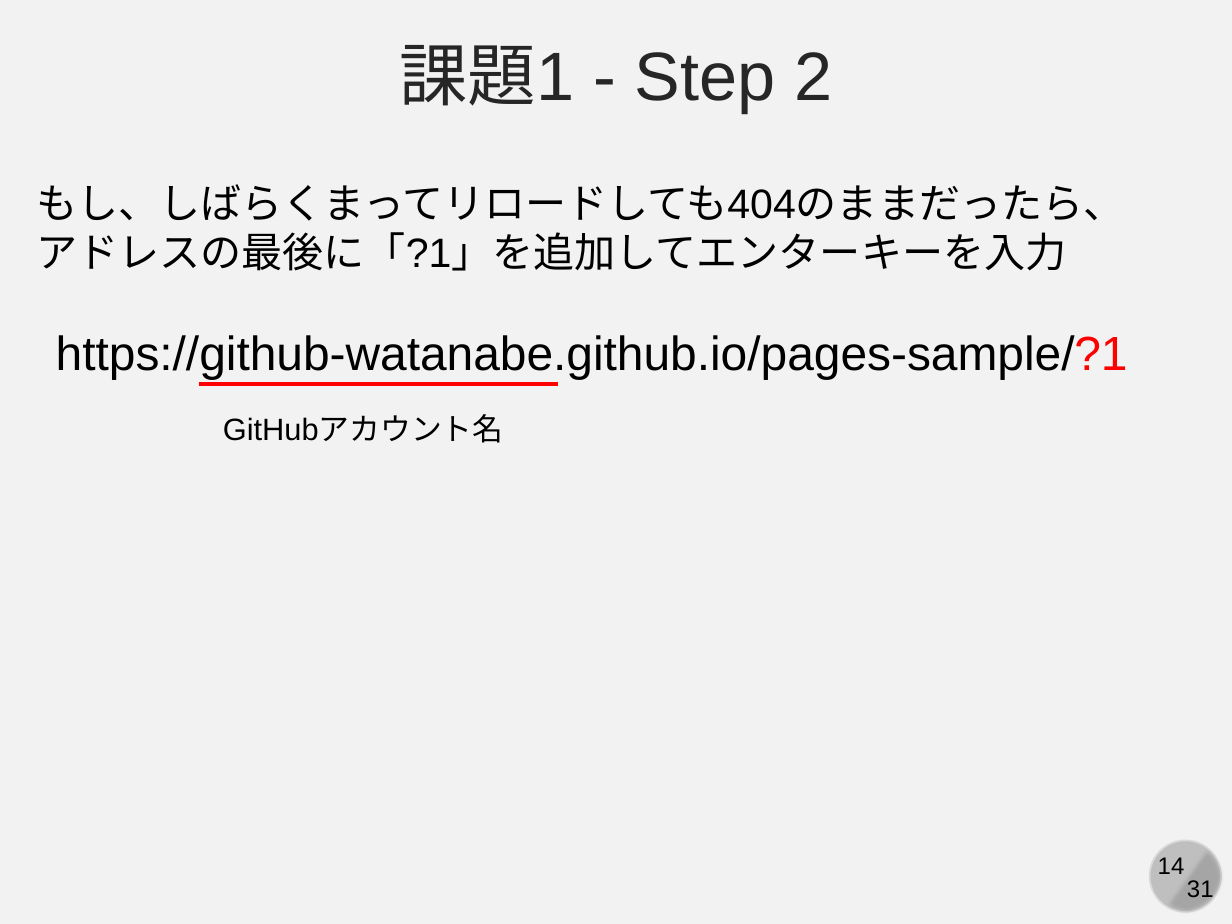
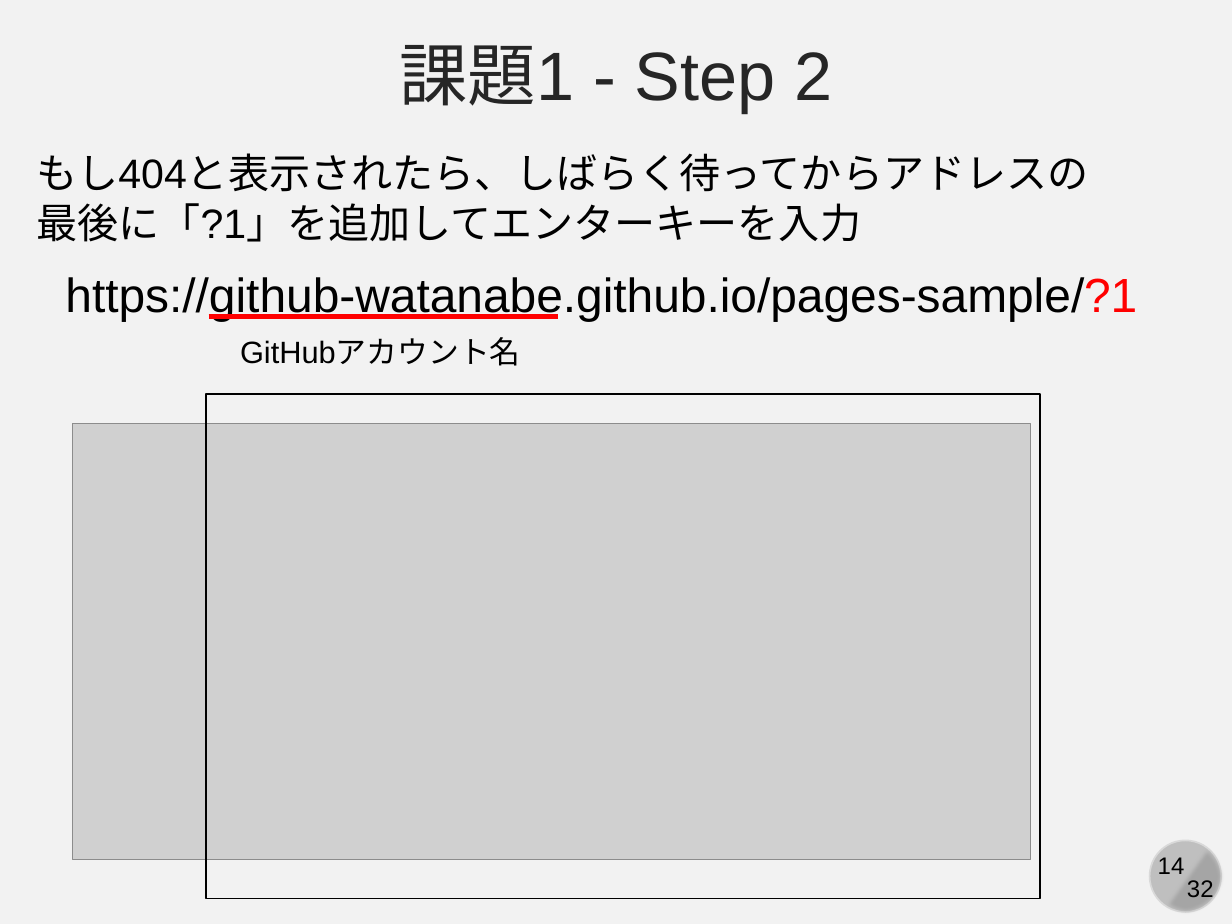
Before and after one commit to kaityo256/github, a slide deck: slide 14 of practice_github_advanced/fig/slide.pptx. Drawn at 1232x924 pixels with LibreOffice and Linux fonts; fonts in the diff are those of the drawing; grey boxes stand for pictures. Boxes give left, top, right and bottom in pixels: in the first picture for what was removed or moved away, otherwise in the second. Text is boxed around its words. In the diff, an @@ line names an element or a change of style, - is before the commit and + after.

```diff
--- a/practice_github_advanced/fig/slide.pptx
+++ b/practice_github_advanced/fig/slide.pptx
@@ text at (x1=36, y1=153, x2=1088, y2=242): text changed @@
-もし、しばらくまってリロードしても404のままだったら、
-アドレスの最後に「?1」を追加してエンターキーを入力
+もし404と表示されたら、しばらく待ってからアドレスの
+最後に「?1」を追加してエンターキーを入力
@@ text "https://github-watanabe.github.io/pages-sample/?1" moved from (x1=56, y1=335, x2=1128, y2=379) to (x1=65, y1=277, x2=1137, y2=321) @@
@@ line moved from (198, 384) - (558, 384) to (208, 317) - (558, 317) @@
@@ line (208, 317) - (558, 317): stroke #FF0000 2.25 pt to #FF0000 3 pt @@
@@ text "GitHubアカウント名" moved from (x1=223, y1=416, x2=504, y2=443) to (x1=240, y1=338, x2=521, y2=366) @@
@@ rectangle added at (x1=206, y1=394, x2=1040, y2=898), outline #000000 1 pt @@
@@ picture added at (x1=73, y1=424, x2=1030, y2=860) @@
@@ text at (x1=1187, y1=880, x2=1214, y2=903): text changed @@
-31
+32
```
Also in this commit, not shown: 29 other slides changed, 2 slides added, 1 slide removed, 2 other files.
